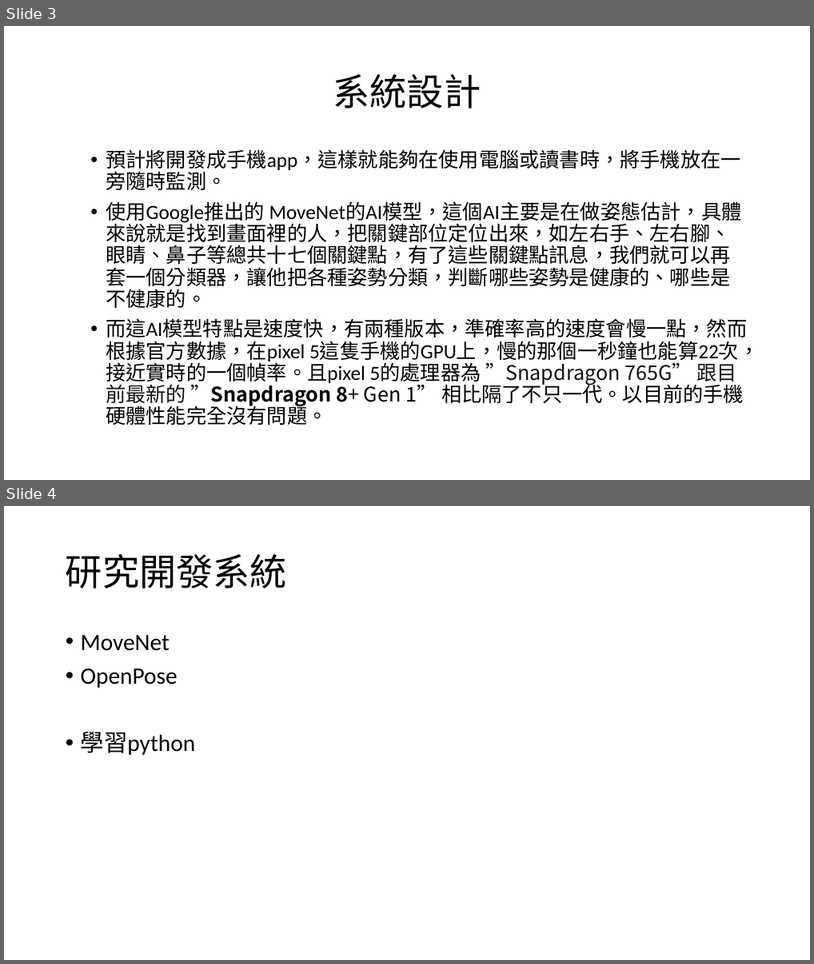
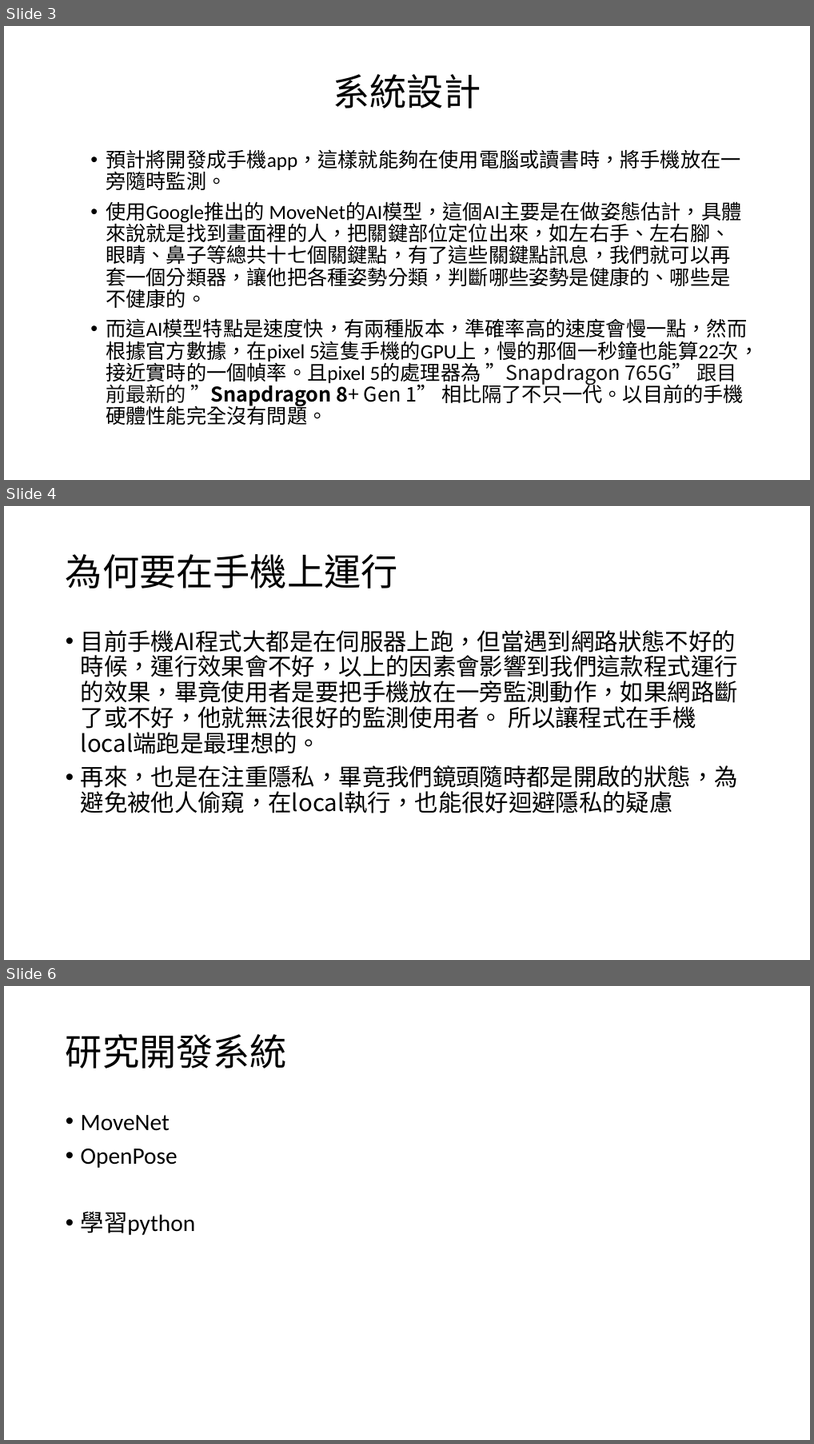
Before and after one commit to mizulun/seatpose-system, a slide deck: 坐姿矯正系統.pptx. Shown one above the other, each under a label of ours: slides 3 and 4 before the commit, slides 3, 4 and 6 after it; the slides between them are not shown. The pictures are 814x964 and 814x1444 pixels, drawn with LibreOffice and Linux fonts; fonts in the diff are those of the drawing. Boxes give left, top, right and bottom in pixels: in the first picture for what was removed or moved away, otherwise in the second. Text is boxed around its words. In the diff, an @@ line names an element or a change of style, - is before the commit and + after.

Commit message:
新增為何運行在手機上以及開發此系統需求設備

```diff
--- a/坐姿矯正系統.pptx
+++ b/坐姿矯正系統.pptx
@@ slide 4 added at [4,506,810,960], background #FFFFFF @@
@@ title added at [66,554,398,588], 44 pt, text #000000 @@
+為何要在手機上運行
@@ text added at [81,630,738,813], 28 pt, text #000000 @@
+• 目前手機AI程式大都是在伺服器上跑，但當遇到網路狀態不好的時候，運行效果會不好，以上的因素會影響到我們這款程式運行的效果，畢竟使用者是要把手機放在一旁監測動作，如果網路斷了或不好，他就無法很好的監測使用者。 所以讓程式在手機local端跑是最理想的。
+• 再來，也是在注重隱私，畢竟我們鏡頭隨時都是開啟的狀態，為避免被他人偷窺，在local執行，也能很好迴避隱私的疑慮
@@ what was slide 4 is now slide 6 @@
```
Also in this commit, not shown: 1 other slide added.
